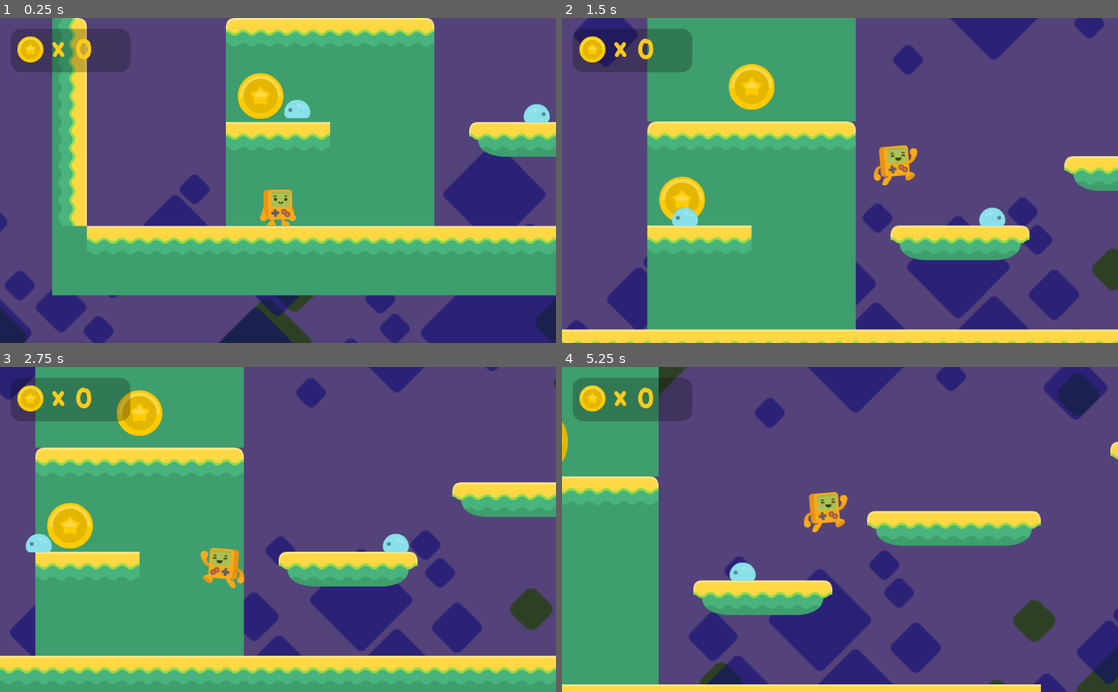
Above: before the commit, frames 1-4 (two rows, left to right).
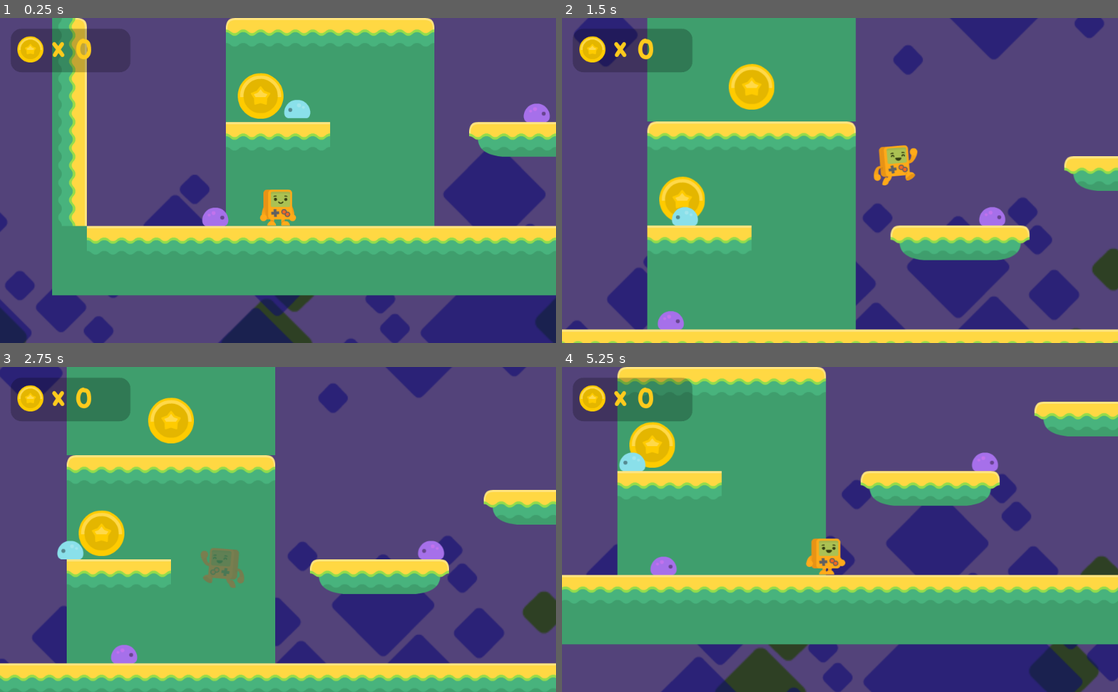
Above: after the commit, the same moments.

Repository: lspedalieri/godot-simple-platform
Game: Godot game, scene res://Level1.tscn
Two runs of this game, one before a commit and one after it. Both use one fixed random seed, a clock stepped at 60 frames per second and the inputs below.
Inputs:
- Up to frame 1 (0.25 s): no input
- Up to frame 2 (1.5 s): hold D (right_keys) from 0.53 s (still down); tap Space (jump_keys) at 0.77 s
- Up to frame 3 (2.75 s): tap Space (jump_keys) at 1.52 s; release D (right_keys) at 2.03 s; hold Left (left_keys) from 2.03 s (still down)
- Up to frame 4 (5.25 s): release Left (left_keys) at 2.78 s; hold D (right_keys) 2.78-4.28 s; tap Space (jump_keys) at 3.02, 3.77, 4.52 s; hold Left (left_keys) 4.28-5.03 s; hold D (right_keys) from 5.03 s (still down)

The runs differ from the first frame. In frame 1, 0.5% of the frame differs, in the area x 36-99%, y 26-65%; in frame 2, 0.5%; in frame 3, 34%; in frame 4, 69%, in the area x 0-100%, y 0-100%.

Commit message:
Part14 - Enemy Collisions, Getting Hurt, Enemy Colors

Diff:
--- a/Level1.tscn
+++ b/Level1.tscn
@@ -89,17 +89,6 @@
 collision_mask = 49
 format = 1
 tile_data = PoolIntArray( -1179624, 4, 0, -1179623, 2, 0, -1179622, 2, 0, -1179621, 5, 0, -983011, 4, 0, -983010, 2, 0, …(1684 unchanged characters)…
-
-[node name="Player" parent="." instance=ExtResource( 2 )]
-position = Vector2( 416, 320 )
-
-[node name="Camera2D" type="Camera2D" parent="Player"]
-current = true
-limit_left = -1000
-limit_top = -3000
-limit_bottom = 600
-drag_margin_h_enabled = true
-drag_margin_v_enabled = true
 
 [node name="ParallaxBackground" type="ParallaxBackground" parent="."]
 
@@ -240,6 +229,21 @@
 position = Vector2( 880, 176 )
 direction = 1
 
+[node name="enemy3" parent="enemies" instance=ExtResource( 10 )]
+position = Vector2( 288, 368 )
+direction = 1
+
+[node name="Player" parent="." instance=ExtResource( 2 )]
+position = Vector2( 416, 320 )
+
+[node name="Camera2D" type="Camera2D" parent="Player"]
+current = true
+limit_left = -1000
+limit_top = -3000
+limit_bottom = 600
+drag_margin_h_enabled = true
+drag_margin_v_enabled = true
+
 [connection signal="body_entered" from="Fallzone" to="Player" method="_on_Fallzone_body_entered"]
 [connection signal="coin_collected" from="Coins/Coin" to="HUD" method="_on_Coin_coin_collected"]
 [connection signal="coin_collected" from="Coins/Coin2" to="HUD" method="_on_Coin_coin_collected"]
--- a/Player.gd
+++ b/Player.gd
@@ -6,6 +6,7 @@
 const SPEED = 380
 const JUMPFORCE = -1000
 const GRAVITY = 30
+const BOUNCEFACTOR = 0.7
 
 func _physics_process(delta):
 
@@ -44,3 +45,21 @@
 
 func add_coin():
 	coins += 1
+
+func bounce():
+	velocity.y = JUMPFORCE * BOUNCEFACTOR
+
+func ouch(var enemyposx):
+	set_modulate(Color(1,.3,.3,.3))
+	velocity.y = JUMPFORCE * BOUNCEFACTOR
+	if position.x < enemyposx:
+		velocity.x = -800
+	elif position.x > enemyposx:
+		velocity.x = 800
+	Input.action_release("left_keys")
+	Input.action_release("right_keys")
+	$Timer.start()
+
+
+func _on_Timer_timeout():
+	get_tree().change_scene("res://Level1.tscn")
--- a/Player.tscn
+++ b/Player.tscn
@@ -18,3 +18,7 @@
 [node name="CollisionShape2D" type="CollisionShape2D" parent="."]
 position = Vector2( 0, 15 )
 shape = SubResource( 1 )
+
+[node name="Timer" type="Timer" parent="."]
+
+[connection signal="timeout" from="Timer" to="." method="_on_Timer_timeout"]
--- a/enemy.gd
+++ b/enemy.gd
@@ -4,13 +4,15 @@
 export var direction = -1
 export var detects_cliffs = true
 
-const SPEED = 50
+var speed = 50
 
 func _ready():
 	if direction == 1:
 		$AnimatedSprite.flip_h = true
 	$floor_checker.position.x = $CollisionShape2D.shape.get_extents().x * direction
 	$floor_checker.enabled = detects_cliffs
+	if detects_cliffs == true:
+		set_modulate(Color(1.2, 0.5, 1))
 
 func _physics_process(delta):
 	if is_on_wall() or not $floor_checker.is_colliding() and detects_cliffs and is_on_floor():
@@ -20,5 +22,27 @@
 
 	velocity.y += 20
 
-	velocity.x = direction * SPEED
+	velocity.x = direction * speed
 	velocity = move_and_slide(velocity, Vector2.UP)
+
+
+func _on_top_checker_body_entered(body):
+	$AnimatedSprite.play("squashed")
+	speed = 0
+	set_collision_layer_bit(4, false)
+	set_collision_mask_bit(0, false)
+	$top_checker.set_collision_layer_bit(4, false)
+	$top_checker.set_collision_mask_bit(0, false)
+	$sides_checker.set_collision_layer_bit(4, false)
+	$sides_checker.set_collision_mask_bit(0, false)
+	$Timer.start()
+	body.bounce()
+
+
+func _on_sides_checker_body_entered(body):
+	body.ouch(position.x)
+
+
+
+func _on_Timer_timeout():
+	queue_free()
--- a/enemy.tscn
+++ b/enemy.tscn
@@ -6,7 +6,7 @@
 [ext_resource path="res://enemy.gd" type="Script" id=4]
 
 [sub_resource type="RectangleShape2D" id=2]
-extents = Vector2( 24, 16 )
+extents = Vector2( 20, 13 )
 
 [sub_resource type="SpriteFrames" id=1]
 animations = [ {
@@ -17,23 +17,57 @@
 }, {
 "frames": [ ExtResource( 3 ) ],
 "loop": true,
-"name": "sqashed",
+"name": "squashed",
 "speed": 5.0
 } ]
+
+[sub_resource type="RectangleShape2D" id=3]
+extents = Vector2( 18, 2.5 )
+
+[sub_resource type="RectangleShape2D" id=4]
+extents = Vector2( 25, 9.5 )
 
 [node name="enemy" type="KinematicBody2D"]
 collision_layer = 16
 collision_mask = 3
 script = ExtResource( 4 )
+__meta__ = {
+"_edit_group_": true
+}
 
 [node name="CollisionShape2D" type="CollisionShape2D" parent="."]
+position = Vector2( 0, 4 )
 shape = SubResource( 2 )
 
 [node name="AnimatedSprite" type="AnimatedSprite" parent="."]
 frames = SubResource( 1 )
 animation = "crawl"
+frame = 1
+playing = true
 
 [node name="floor_checker" type="RayCast2D" parent="."]
 enabled = true
 cast_to = Vector2( 0, 20 )
 collision_mask = 2
+
+[node name="top_checker" type="Area2D" parent="."]
+collision_layer = 16
+collision_mask = 33
+
+[node name="CollisionShape2D" type="CollisionShape2D" parent="top_checker"]
+position = Vector2( 0, -12.5 )
+shape = SubResource( 3 )
+
+[node name="sides_checker" type="Area2D" parent="."]
+collision_layer = 0
+collision_mask = 33
+
+[node name="CollisionShape2D" type="CollisionShape2D" parent="sides_checker"]
+position = Vector2( 0, 4.5 )
+shape = SubResource( 4 )
+
+[node name="Timer" type="Timer" parent="."]
+
+[connection signal="body_entered" from="top_checker" to="." method="_on_top_checker_body_entered"]
+[connection signal="body_entered" from="sides_checker" to="." method="_on_sides_checker_body_entered"]
+[connection signal="timeout" from="Timer" to="." method="_on_Timer_timeout"]
Not shown: 1 places in enemy.tscn that only renumber resources
